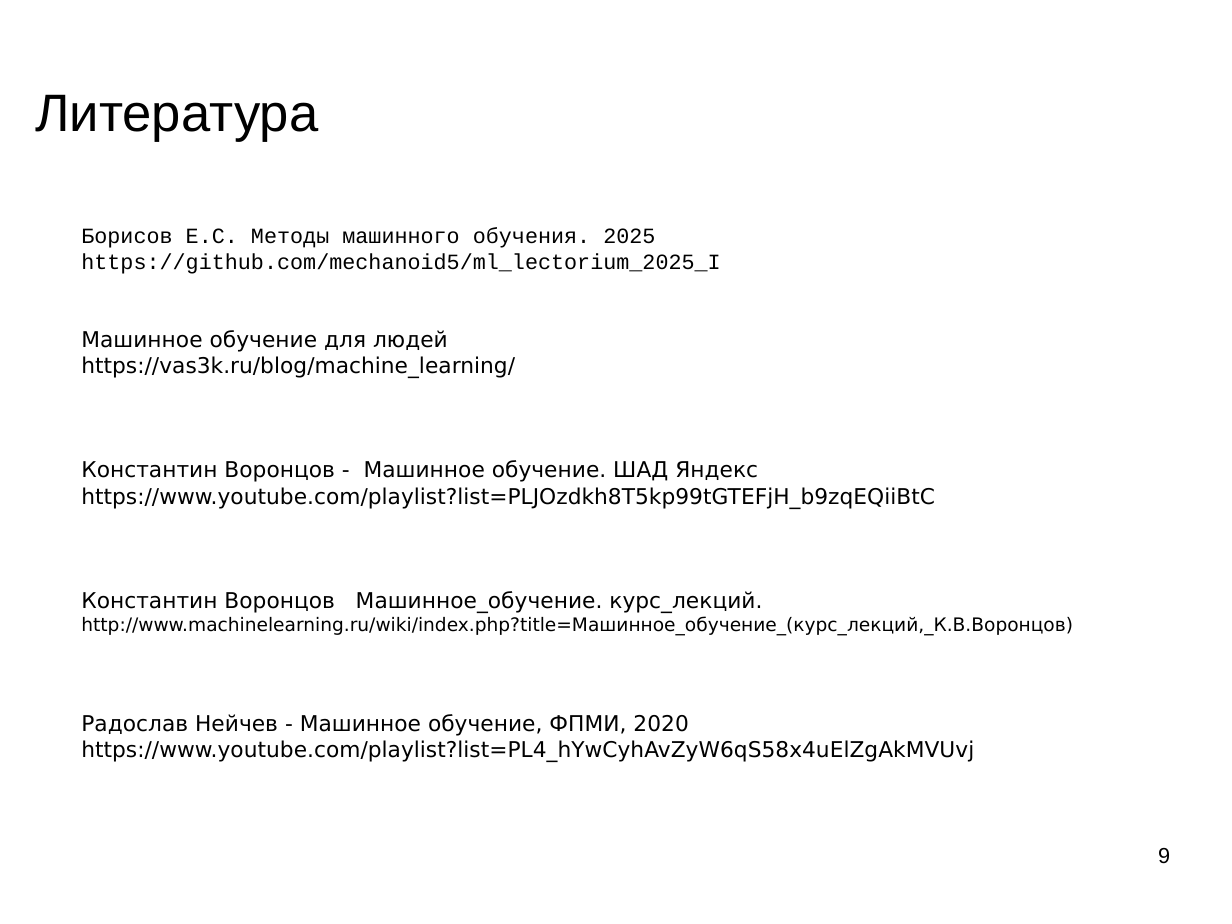
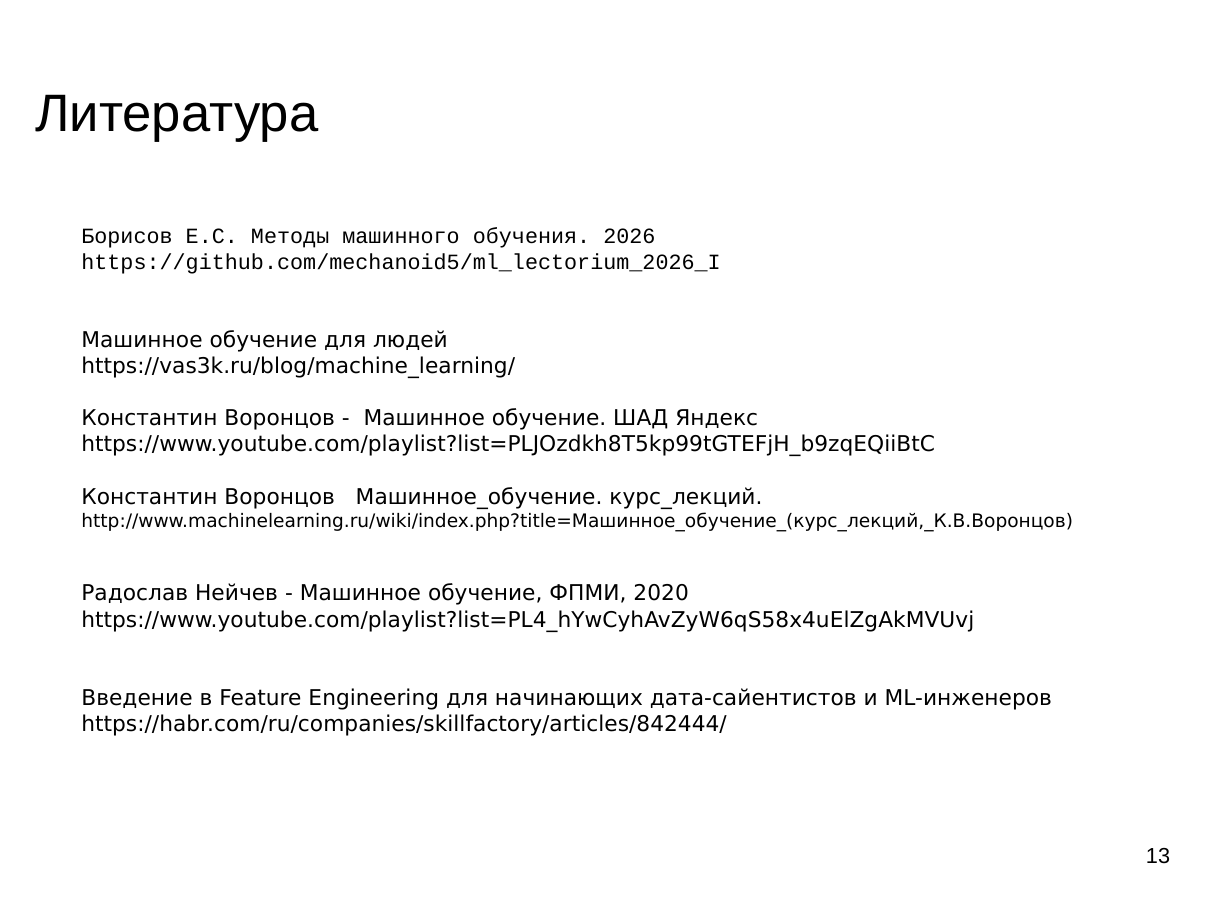
Before and after one commit to mechanoid5/ml_lectorium_2026_I, a slide deck: slide 13 of 03-ml-basic.odp (slide 9 before the commit). Drawn at 1232x924 pixels with LibreOffice and Linux fonts; fonts in the diff are those of the drawing; background and template pictures are left out. Boxes give left, top, right and bottom in pixels: in the first picture for what was removed or moved away, otherwise in the second. Text is boxed around its words. In the diff, an @@ line names an element or a change of style, - is before the commit and + after.

```diff
--- a/03-ml-basic.odp
+++ b/03-ml-basic.odp
@@ text at (81,227,720,274): text changed @@
-Борисов Е.С. Методы машинного обучения. 2025
-https://github.com/mechanoid5/ml_lectorium_2025_I
+Борисов Е.С. Методы машинного обучения. 2026
+https://github.com/mechanoid5/ml_lectorium_2026_I
@@ text at (81,688,1052,736): paragraphs added @@
+Введение в Feature Engineering для начинающих дата-сайентистов и ML-инженеров
+https://habr.com/ru/companies/skillfactory/articles/842444/
@@ page number at (1146,848,1170,864): text changed @@
-9
+13
```
Also in this commit, not shown: 3 other slides changed, 4 slides added, 4 other files.
